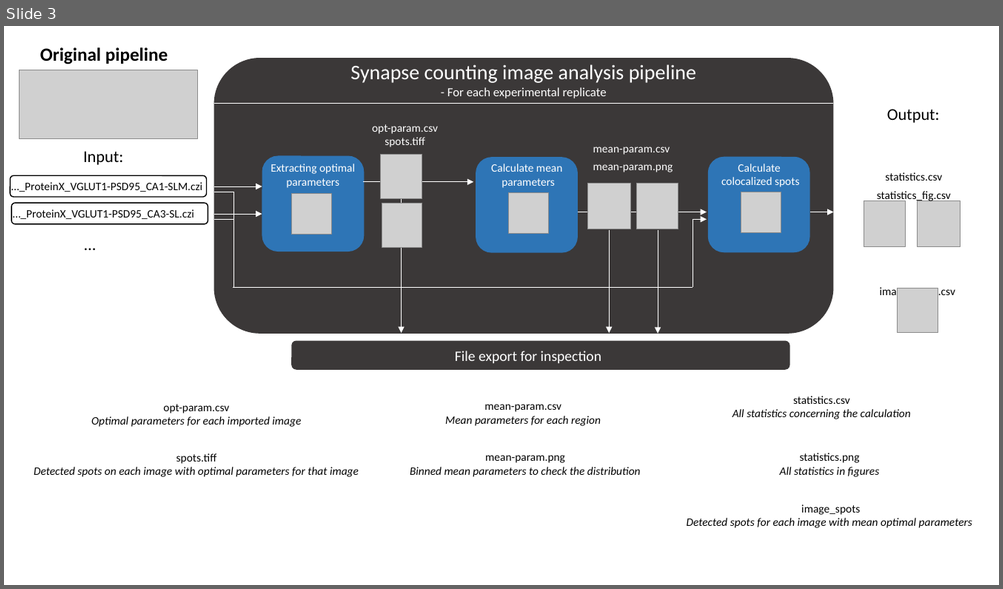
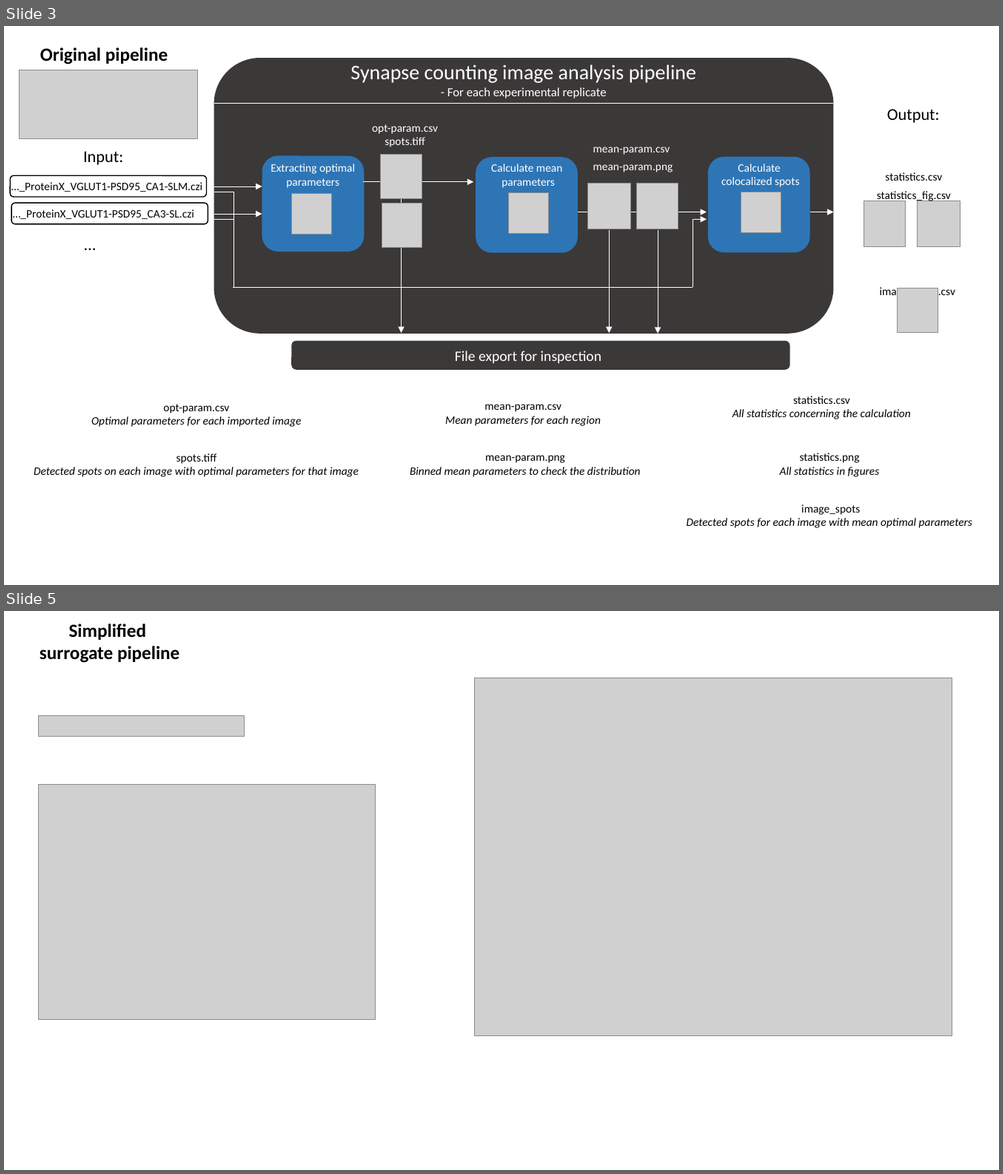
Before and after one commit to cgeyskens/phd, a slide deck: image-analysis/synapse-counting/project-overview.pptx. Shown one above the other, each under a label of ours: slide 3 before the commit, slides 3 and 5 after it; the slides between them are not shown. The pictures are 1003x589 and 1003x1174 pixels, drawn with LibreOffice and Linux fonts; fonts in the diff are those of the drawing; grey boxes stand for pictures. Boxes give left, top, right and bottom in pixels: in the first picture for what was removed or moved away, otherwise in the second. Text is boxed around its words. In the diff, an @@ line names an element or a change of style, - is before the commit and + after.

```diff
--- a/image-analysis/synapse-counting/project-overview.pptx
+++ b/image-analysis/synapse-counting/project-overview.pptx
@@ slide 5 added at box(4, 611, 999, 1170), background #FFFFFF @@
@@ text added at box(40, 624, 179, 663), 18 pt, text #000000, bold @@
+Simplified
+surrogate pipeline
@@ picture added at box(475, 678, 952, 1037) @@
@@ picture added at box(38, 715, 244, 736) @@
@@ picture added at box(38, 784, 375, 1020) @@
```
Also in this commit, not shown: 2 slides changed, 3 other files.
